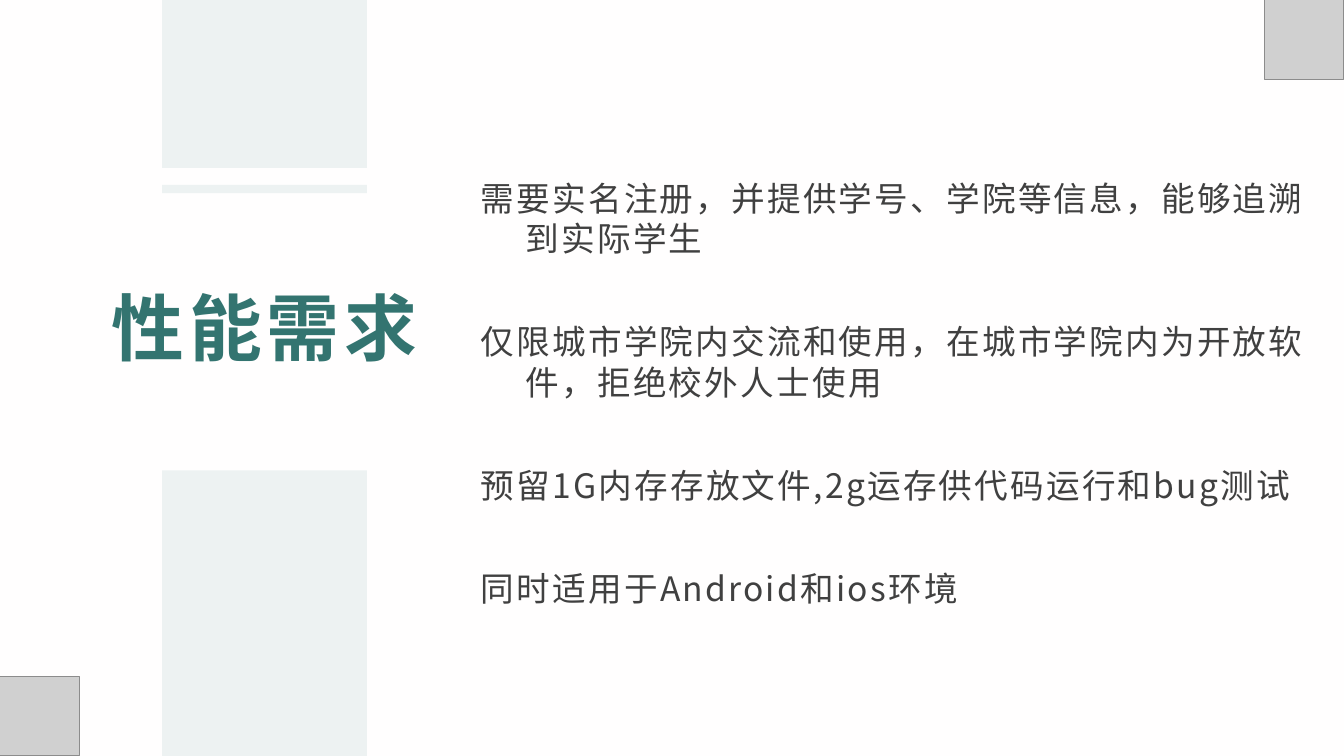
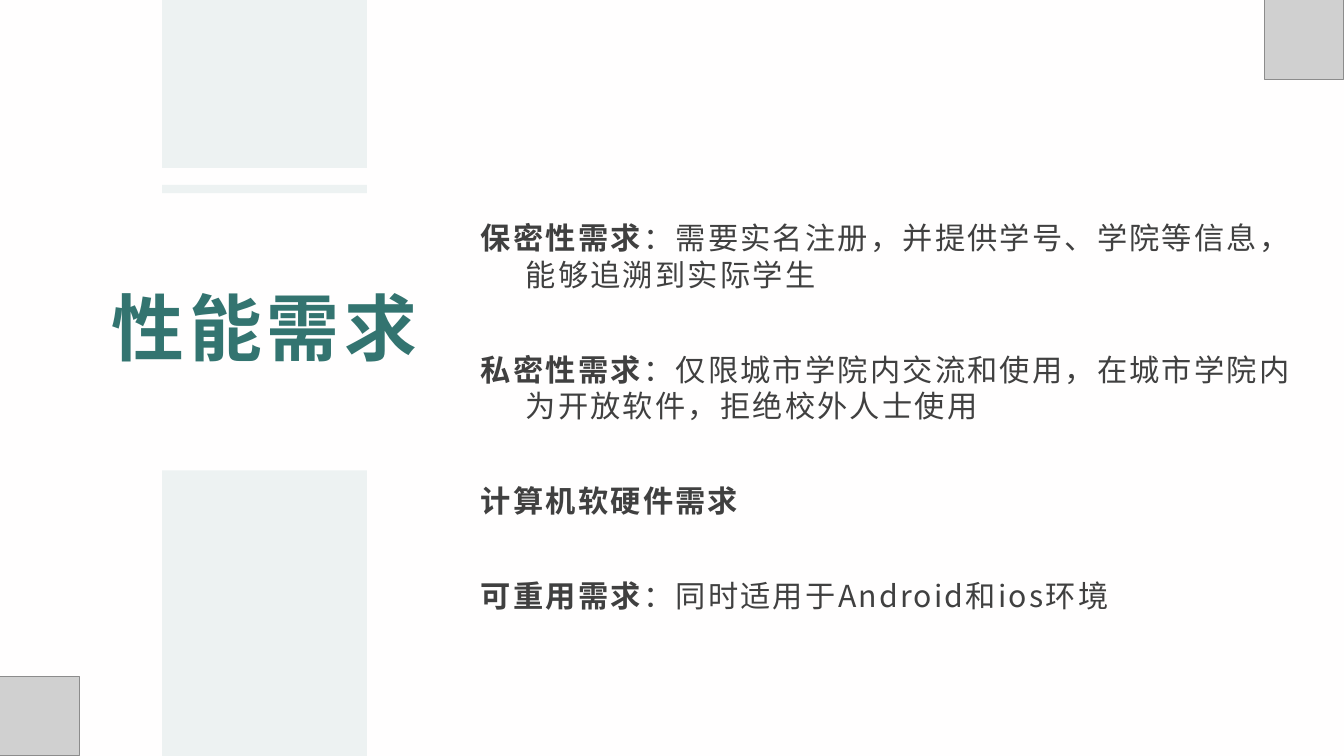
Before and after one commit to xlisses/ruang, a slide deck: slide 6 of Requirement_Statements/需求分析.pptx (slide 5 before the commit). Drawn at 1344x756 pixels with LibreOffice and Linux fonts; fonts in the diff are those of the drawing; grey boxes stand for pictures. Boxes give left, top, right and bottom in pixels: in the first picture for what was removed or moved away, otherwise in the second. Text is boxed around its words. In the diff, an @@ line names an element or a change of style, - is before the commit and + after.

```diff
--- a/Requirement_Statements/需求分析.pptx
+++ b/Requirement_Statements/需求分析.pptx
@@ text at (481,223,1289,610): text changed; size 24 to 21.6 pt @@
-1. 需要实名注册，并提供学号、学院等信息，能够追溯到实际学生
-2. 仅限城市学院内交流和使用，在城市学院内为开放软件，拒绝校外人士使用
-3. 预留1G内存存放文件,2g运存供代码运行和bug测试
-4. 同时适用于Android和ios环境
+1. 保密性需求：需要实名注册，并提供学号、学院等信息，能够追溯到实际学生
+2. 私密性需求：仅限城市学院内交流和使用，在城市学院内为开放软件，拒绝校外人士使用
+3. 计算机软硬件需求
+4. 可重用需求：同时适用于Android和ios环境
```
Also in this commit, not shown: 1 other slide changed, 11 slides added.
